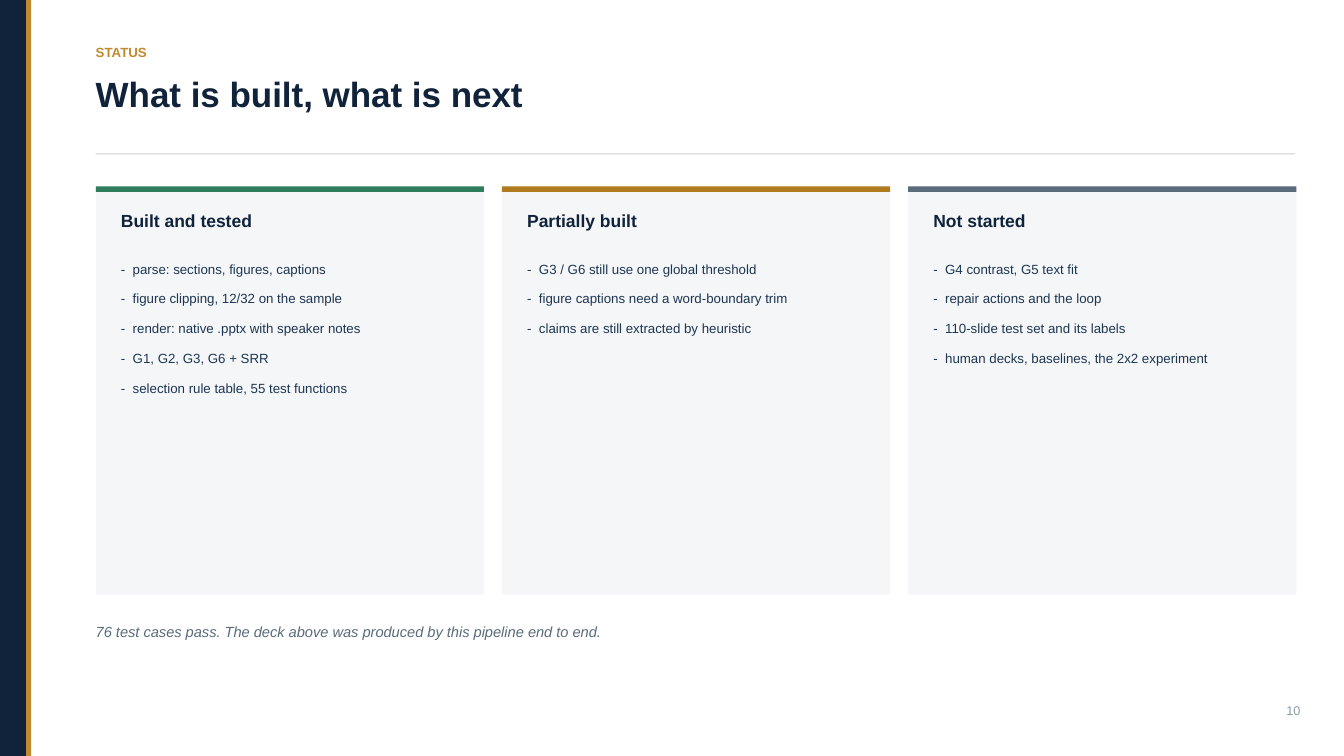
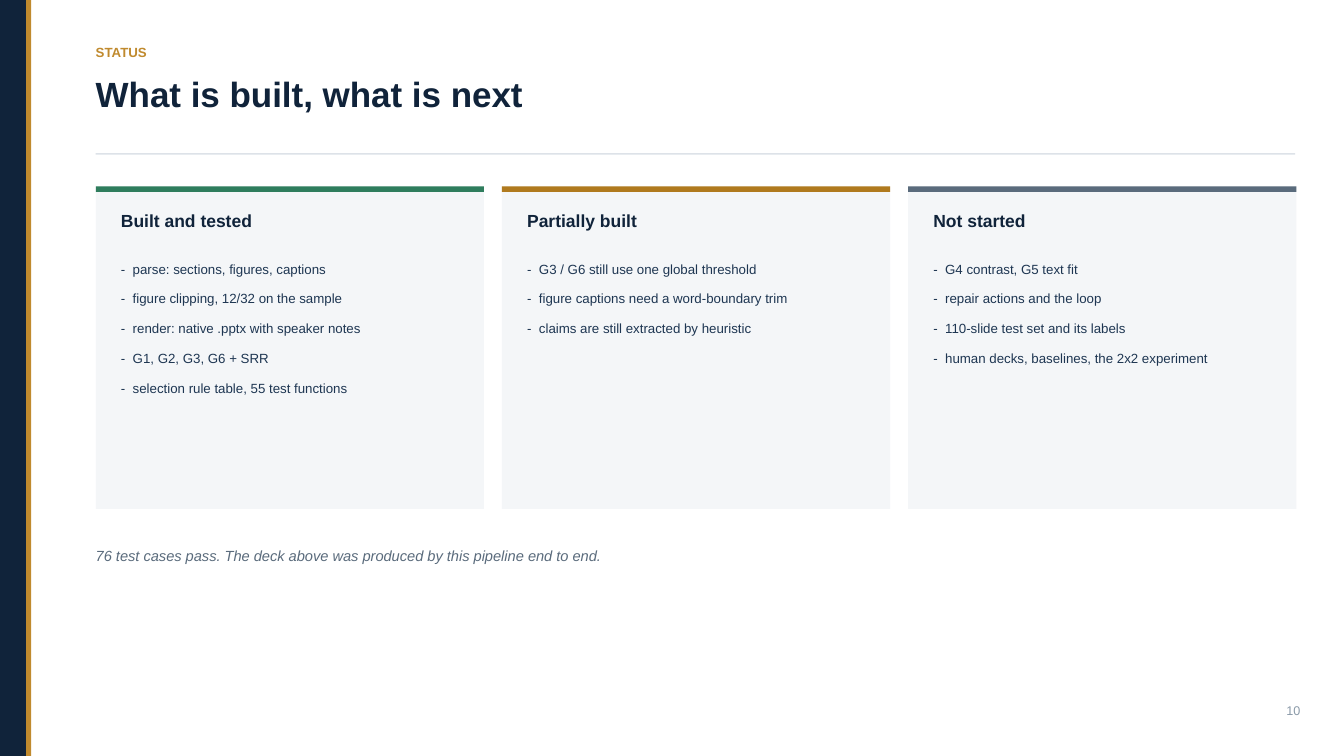
Before and after one commit to Mizuki0215/capstone-ppt-agent, a slide deck: slide 10 of deck/progress_deck.pptx. Drawn at 1344x756 pixels with LibreOffice and Linux fonts; fonts in the diff are those of the drawing. Boxes give left, top, right and bottom in pixels: in the first picture for what was removed or moved away, otherwise in the second. Text is boxed around its words. In the diff, an @@ line names an element or a change of style, - is before the commit and + after.

Commit message:
deck: Chinese progress briefing (12 slides, same layout)
All copy translated; the layout code is shared with the English builder so the
two decks cannot drift. PingFang HK throughout. Also fixes a duplicated status
column on the measurement slide, in both languages.

```diff
--- a/deck/progress_deck.pptx
+++ b/deck/progress_deck.pptx
@@ rectangle: place and size @@
-rectangle at [96,187,484,595]
+rectangle at [96,187,484,509]
@@ rectangle: place and size @@
-rectangle at [502,187,890,595]
+rectangle at [502,187,890,509]
@@ text "76 test cases pass. The ...": place and size @@
-text "76 test cases pass. The ..." at [96,626,601,640]
+text "76 test cases pass. The ..." at [96,550,601,564]
```
Also in this commit, not shown: 1 other slide changed, 5 other files.
